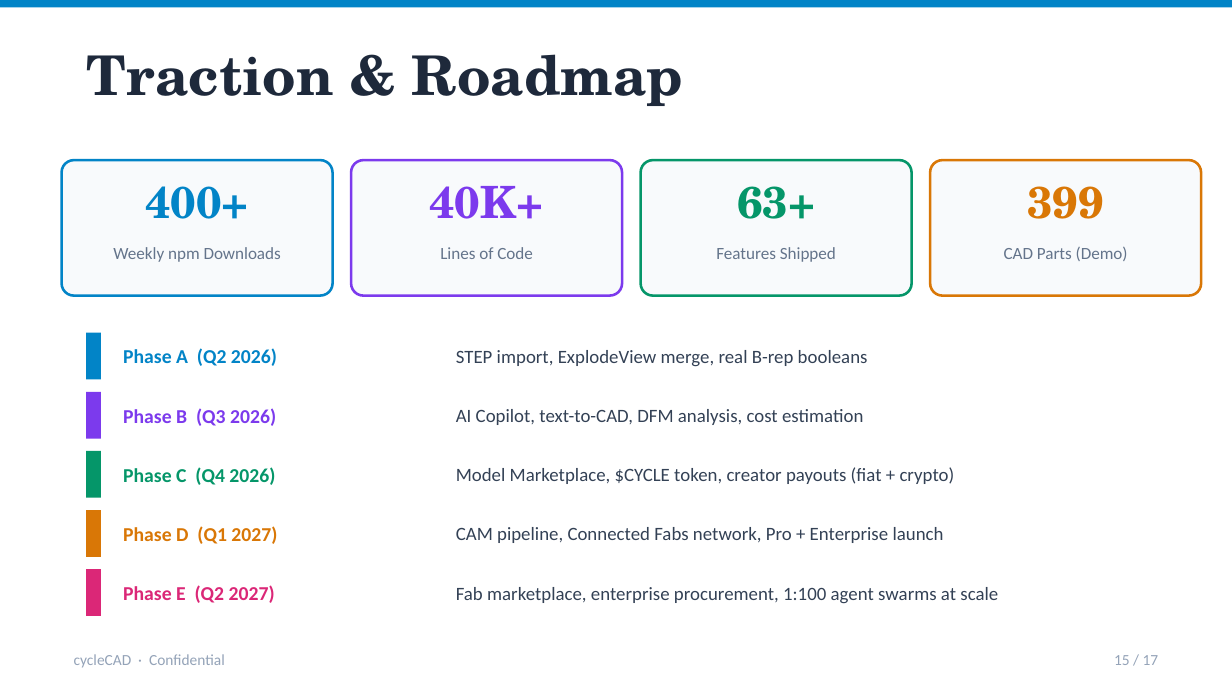
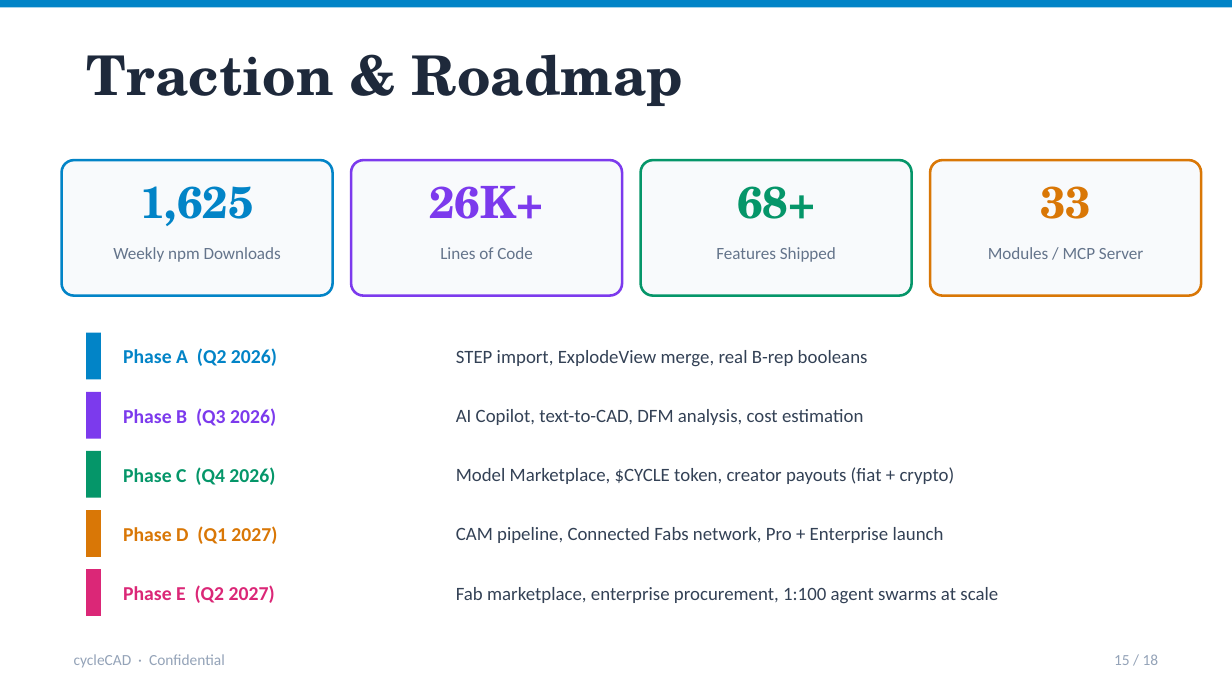
Before and after one commit to vvlars-cmd/cyclecad, a slide deck: slide 15 of cycleCAD-Investor-Deck.pptx. Drawn at 1232x693 pixels with LibreOffice and Linux fonts; fonts in the diff are those of the drawing. Boxes give left, top, right and bottom in pixels: in the first picture for what was removed or moved away, otherwise in the second. Text is boxed around its words. In the diff, an @@ line names an element or a change of style, - is before the commit and + after.

Commit message:
v0.3.1: Help system + 3-tier tutorials + 8 new modules + updated decks

```diff
--- a/cycleCAD-Investor-Deck.pptx
+++ b/cycleCAD-Investor-Deck.pptx
@@ text at box(140, 186, 253, 226): text changed @@
-400+
+1,625
@@ text at box(429, 186, 543, 219): text changed @@
-40K+
+26K+
@@ text at box(737, 186, 815, 219): text changed @@
-63+
+68+
@@ text at box(1040, 186, 1091, 219): text changed @@
-399
+33
@@ text at box(988, 247, 1143, 259): text changed @@
-CAD Parts (Demo)
+Modules / MCP Server
@@ text at box(1114, 654, 1159, 665): text changed @@
-15 / 17
+15 / 18
```
Also in this commit, not shown: 14 other slides changed, 2 slides added, 1 slide removed, 14 other files.
